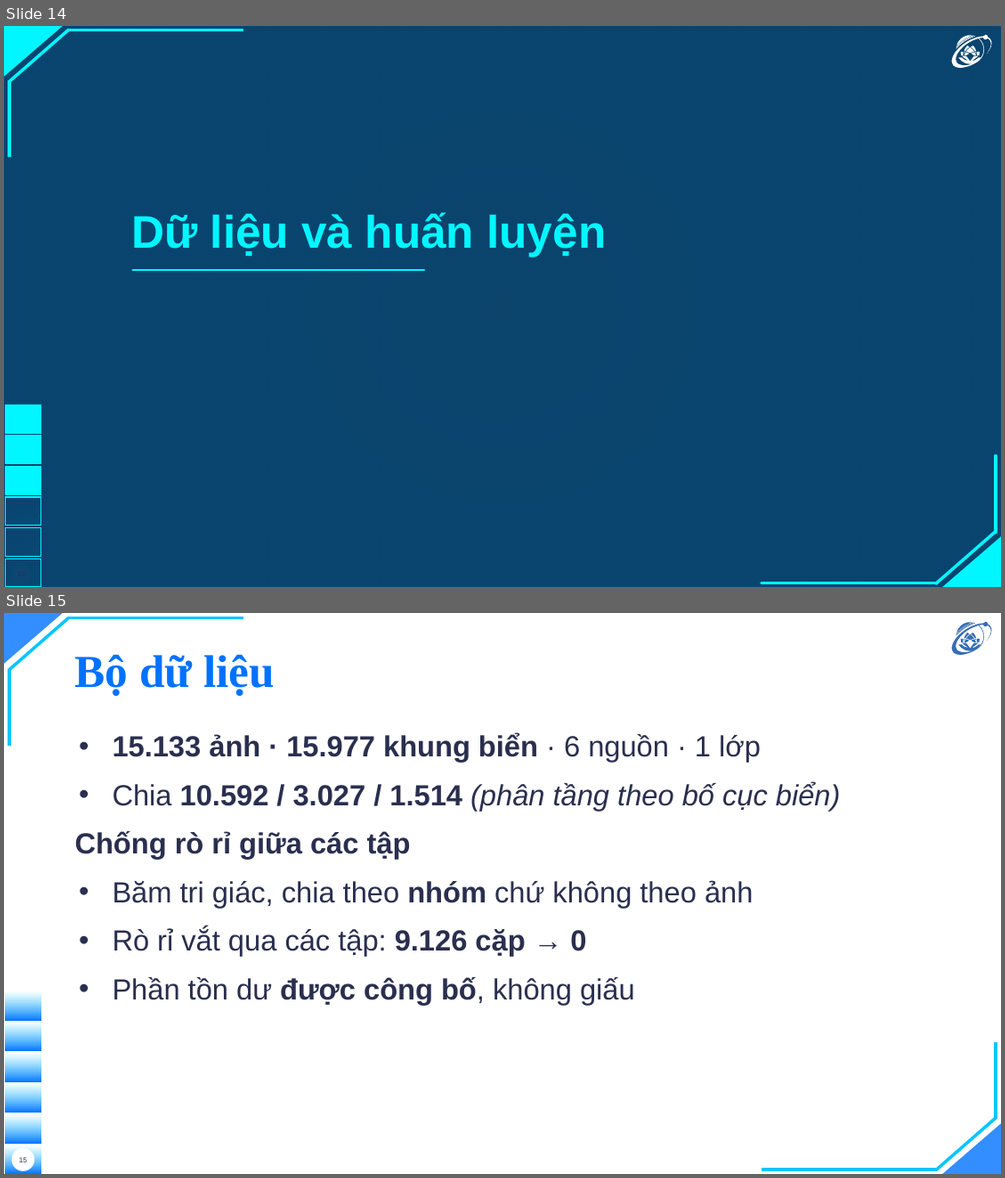
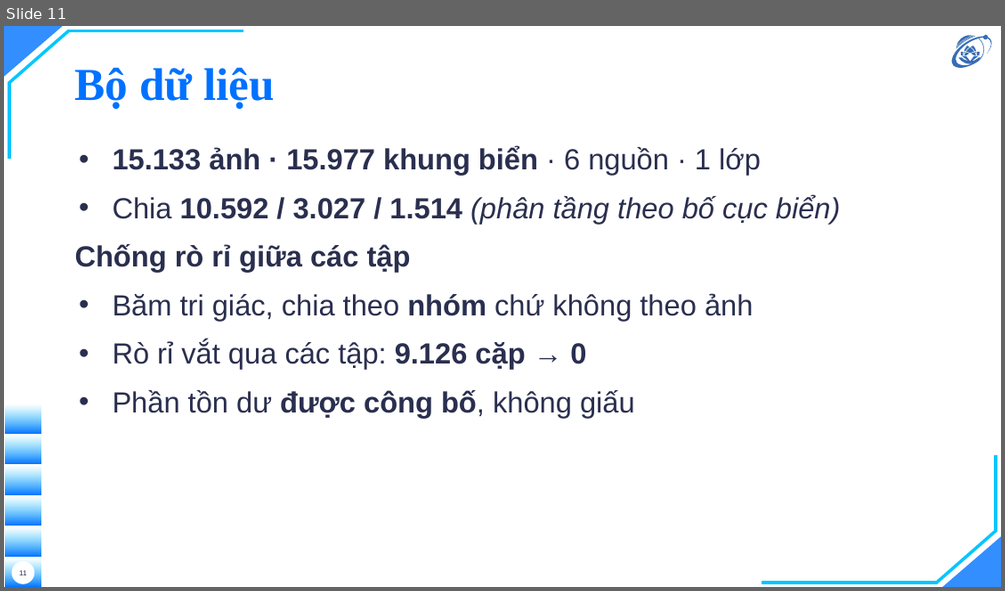
Before and after one commit to hieunguyen2604/alpr-do-an-mon-hoc, a slide deck: docs/slides/slides.pptx. Shown one above the other, each under a label of ours: slides 14 and 15 before the commit, slide 11 after it. The pictures are 1005x1178 and 1005x591 pixels, drawn with LibreOffice and Linux fonts; fonts in the diff are those of the drawing; background and template pictures are left out; a plain dark background stands for a picture behind light text. Boxes give left, top, right and bottom in pixels: in the first picture for what was removed or moved away, otherwise in the second. Text is boxed around its words. In the diff, an @@ line names an element or a change of style, - is before the commit and + after.

```diff
--- a/docs/slides/slides.pptx
+++ b/docs/slides/slides.pptx
@@ slide 14 removed at <box>4,26,1001,587</box>, background picture (left out) @@
@@ rectangle removed at <box>4,26,1001,587</box> @@
@@ rectangle removed at <box>4,26,1001,587</box> @@
@@ triangle removed at <box>4,26,63,76</box> @@
@@ line removed from (69, 29) to (8, 82) @@
@@ line removed from (243, 30) to (67, 30) @@
@@ freeform shape removed at <box>952,35,992,68</box> @@
@@ line removed from (9, 157) to (9, 80) @@
@@ title removed at <box>132,212,606,257</box> @@
-Dữ liệu và huấn luyện
@@ line removed from (133, 270) to (424, 270) @@
@@ rectangle removed at <box>6,404,41,433</box> @@
@@ rectangle removed at <box>6,435,41,464</box> @@
@@ rectangle removed at <box>6,467,41,495</box> @@
@@ line removed from (995, 456) to (995, 532) @@
@@ rectangle removed at <box>6,497,41,525</box> @@
@@ rectangle removed at <box>6,497,41,525</box> @@
@@ rectangle removed at <box>6,528,41,556</box> @@
@@ rectangle removed at <box>6,528,41,556</box> @@
@@ line removed from (936, 584) to (996, 531) @@
@@ rectangle removed at <box>6,558,41,587</box> @@
@@ rectangle removed at <box>6,558,41,587</box> @@
@@ triangle removed at <box>942,537,1001,587</box> @@
@@ page number removed at <box>9,561,33,587</box> @@
-14
@@ ellipse removed at <box>11,564,31,584</box> @@
@@ line removed from (761, 583) to (938, 583) @@
@@ what was slide 15 is now slide 11 @@
@@ page number at <box>19,570,26,575</box>: text changed @@
-15
+11
```
Also in this commit, not shown: 2 slides changed, 6 other slides removed, 2 other files.
